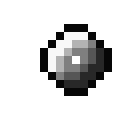
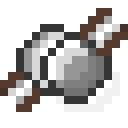
Revision of a layered 128 x 128 image; what changed, layer by layer:
showed group "Non Tinkers'" (8 layers) over [0, 8, 128, 112]
added layer "Shear" in group "Non Tinkers'" over [0, 8, 128, 112]
moved "Chord" (1st of 3, in "Non Tinkers'") into group "Non Tinkers'" over [56, 72, 120, 112]
hid group "Yoyo" (14 layers) over [16, 16, 120, 112]
